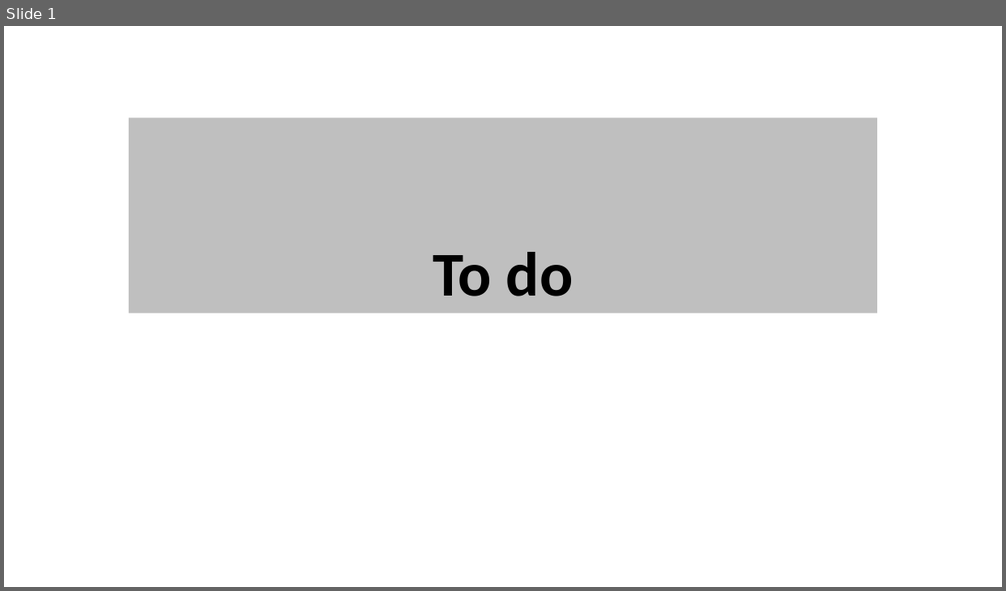
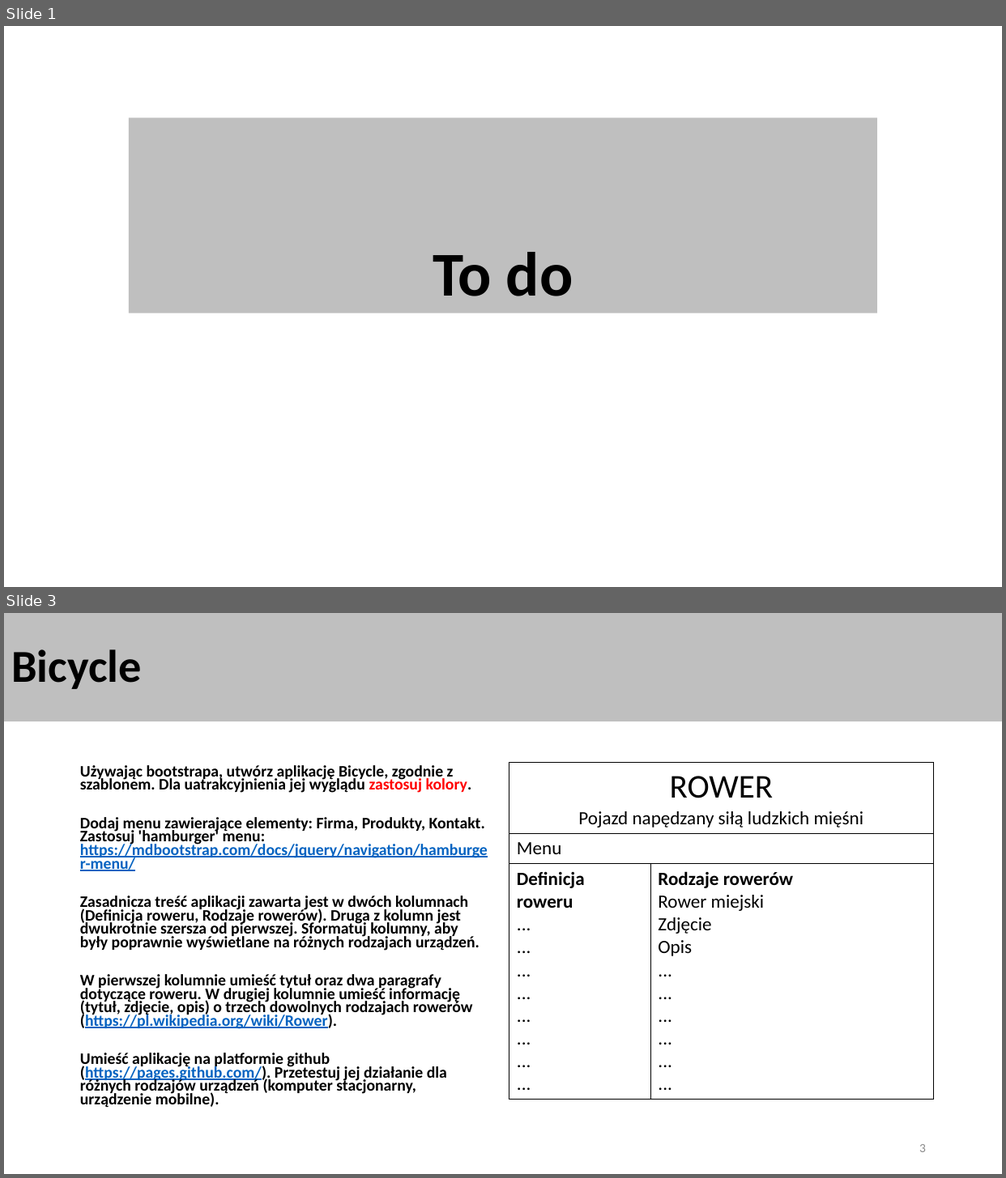
Before and after one commit to wojtowiczm/psm, a slide deck: 03-ProgressiveWebApp/ProgressiveWebApp-ToDo.pptx. Shown one above the other, each under a label of ours: slide 1 before the commit, slides 1 and 3 after it; the slides between them are not shown. The pictures are 1006x591 and 1006x1178 pixels, drawn with LibreOffice and Linux fonts; fonts in the diff are those of the drawing. Boxes give left, top, right and bottom in pixels: in the first picture for what was removed or moved away, otherwise in the second. Text is boxed around its words. In the diff, an @@ line names an element or a change of style, - is before the commit and + after.

```diff
--- a/03-ProgressiveWebApp/ProgressiveWebApp-ToDo.pptx
+++ b/03-ProgressiveWebApp/ProgressiveWebApp-ToDo.pptx
@@ slide 3 added at <box>4,613,1002,1174</box>, background #FFFFFF @@
@@ title added at <box>4,613,1002,722</box>, fill #BFBFBF, 44 pt, text #000000, bold @@
+Bicycle
@@ text added at <box>80,765,488,1108</box>, 15.4 pt, text #000000, bold @@
+Używając bootstrapa, utwórz aplikację Bicycle, zgodnie z szablonem. Dla uatrakcyjnienia jej wyglądu zastosuj kolory.
+Dodaj menu zawierające elementy: Firma, Produkty, Kontakt. Zastosuj 'hamburger' menu: https://mdbootstrap.com/docs/jquery/navigation/hamburger-menu/
+Zasadnicza treść aplikacji zawarta jest w dwóch kolumnach (Definicja roweru, Rodzaje rowerów). Druga z kolumn jest dwukrotnie szersza od pierwszej. Sformatuj kolumny, aby były poprawnie wyświetlane na różnych rodzajach urządzeń.
+W pierwszej kolumnie umieść tytuł oraz dwa paragrafy dotyczące roweru. W drugiej kolumnie umieść informację (tytuł, zdjęcie, opis) o trzech dowolnych rodzajach rowerów (https://pl.wikipedia.org/wiki/Rower).
+Umieść aplikację na platformie github (https://pages.github.com/). Przetestuj jej działanie dla różnych rodzajów urządzeń (komputer stacjonarny, urządzenie mobilne).
@@ table added at <box>509,763,934,1095</box>, 3 rows, 2 columns @@
+ROWER Pojazd napędzany siłą ludzkich mięśni | 
+Menu | 
+Definicja roweru / ... / ... / ... / ... / ... / ... / ... / ... | Rodzaje rowerów / Rower miejski / Zdjęcie / Opis / ... / ... / ... / ... / ... / ...
@@ page number added at <box>919,1144,926,1152</box>, 12 pt, text #8C8C8C @@
+3
```
Also in this commit, not shown: 2 other slides added, 1 other file.
